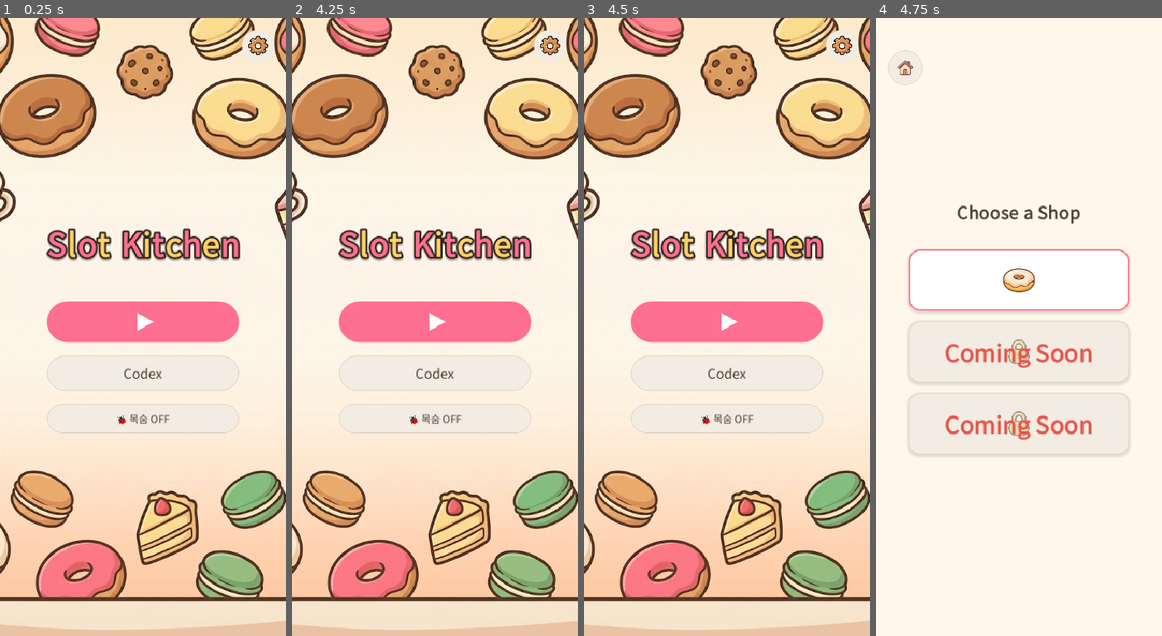
Above: before the commit, frames 1-4 (left to right).
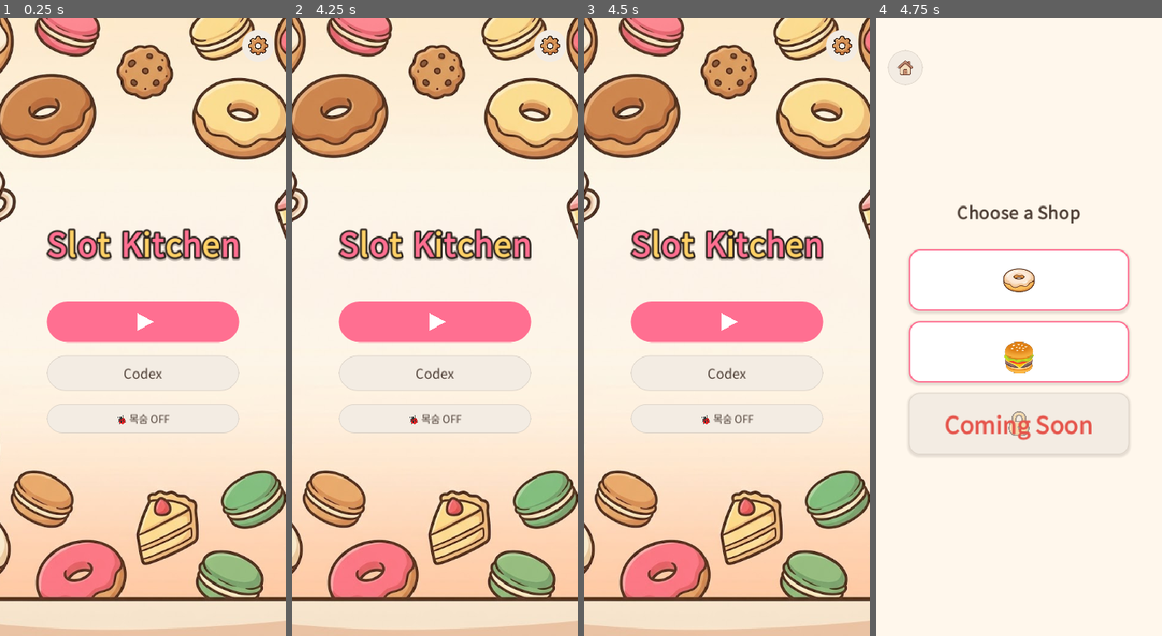
Above: after the commit, the same moments.

Repository: yellyB/game-slot-kitchen
Game: Godot game, scene res://scenes/Main.tscn
Two runs of this game, one before a commit and one after it. Both use one fixed random seed, a clock stepped at 60 frames per second and the inputs below. Sound files missing from this copy of the repository are replaced by a short silence.
Inputs (mouse positions are in pixels of both pictures, inside the frame that each line leads up to):
- Up to frame 1 (0.25 s): no input
- Up to frame 2 (4.25 s): tap Enter at 0.5 s; move the mouse to (420, 450) at 0.52 s; hold W 0.53-1.25 s; tap Q at 0.6 s; click (420, 450) at 0.67 s; tap Space at 0.77 s; click (323, 48) at 1.25 s; drag from (520, 419) to (420, 450) at 2.02 s; move the mouse to (349, 234) at 2.77 s; hold A 2.78-3.5 s; tap R at 2.85 s; drag from (449, 327) to (349, 234) at 3.52 s
- Up to frame 3 (4.5 s): move the mouse to (684, 172) at 4.27 s; hold S from 4.28 s (still down); tap Z at 4.35 s
- Up to frame 4 (4.75 s): keep holding S; tap Space at 4.52 s

Frames 1-3 are identical in both runs. In frame 4, 7.5% of the frame differs, in the area x 11-89%, y 49-59%.

Commit message:
dev: 디버그 빌드에선 unlock_after_clear 가게 무조건 개방
테스트 빌드에서 cleared.flag/토글 없이 바로 버거 플레이 가능하게.
릴리즈(export-release)는 도넛 첫 클리어 해금 조건 그대로 유지.

Co-Authored-By: Claude Opus 4.8 (1M context) <noreply@anthropic.com>

Diff:
--- a/data/shops.gd
+++ b/data/shops.gd
@@ -26,7 +26,8 @@
 static func is_unlocked(id: String) -> bool:
 	var d := get_def(id)
 	if d.get("unlock_after_clear", false):
-		return FileAccess.file_exists("user://cleared.flag")   # 도넛 첫 클리어 후 해금
+		# 디버그/테스트 빌드는 무조건 개방(검증 편의). 릴리즈는 도넛 첫 클리어(cleared.flag) 후.
+		return OS.is_debug_build() or FileAccess.file_exists("user://cleared.flag")
 	return bool(d.get("unlocked", false))
 
 ## 현재 가게의 경제 성격 값. 없으면 default.
